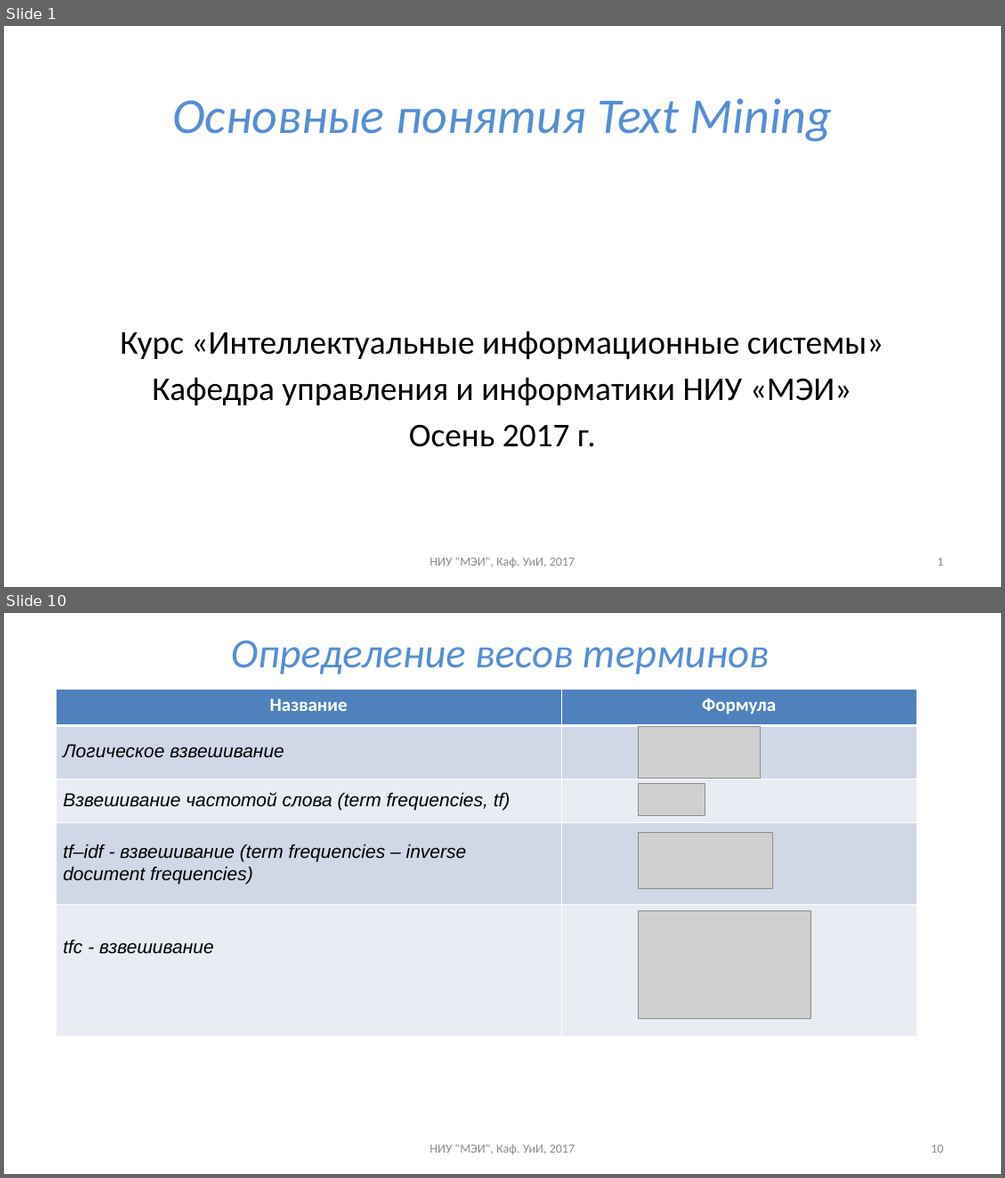
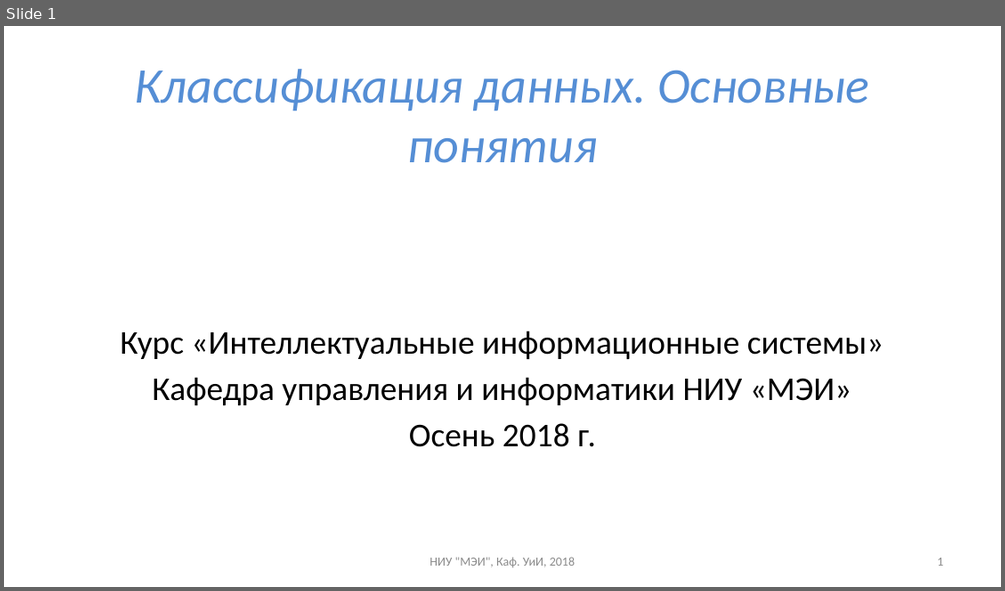
Before and after one commit to uii-mpei/uii-mpei.github.io, a slide deck: study/courses/iis/IIS_lec_2.pptx. Shown one above the other, each under a label of ours: slides 1 and 10 before the commit, slide 1 after it; the slides between them are not shown. The pictures are 1005x1178 and 1005x591 pixels, drawn with LibreOffice and Linux fonts; fonts in the diff are those of the drawing; grey boxes stand for pictures. Boxes give left, top, right and bottom in pixels: in the first picture for what was removed or moved away, otherwise in the second. Text is boxed around its words. In the diff, an @@ line names an element or a change of style, - is before the commit and + after.

```diff
--- a/study/courses/iis/IIS_lec_2.pptx
+++ b/study/courses/iis/IIS_lec_2.pptx
@@ slide 10 removed at (x1=4, y1=613, x2=1001, y2=1174), background #FFFFFF @@
@@ title removed at (x1=231, y1=640, x2=769, y2=674) @@
-Определение весов терминов
@@ table removed at (x1=56, y1=690, x2=917, y2=1037), 5 rows, 2 columns @@
-Название | Формула
- | 
- | 
- | 
- | 
@@ text removed at (x1=63, y1=744, x2=284, y2=758) @@
-Логическое взвешивание
@@ picture removed at (x1=639, y1=726, x2=760, y2=779) @@
@@ text removed at (x1=63, y1=792, x2=510, y2=810) @@
-Взвешивание частотой слова (term frequencies, tf)
@@ picture removed at (x1=639, y1=784, x2=705, y2=816) @@
@@ text removed at (x1=63, y1=844, x2=467, y2=884) @@
-tf–idf - взвешивание (term frequencies – inverse
-document frequencies)
@@ picture removed at (x1=639, y1=832, x2=773, y2=888) @@
@@ picture removed at (x1=639, y1=910, x2=811, y2=1018) @@
@@ text removed at (x1=63, y1=939, x2=214, y2=954) @@
-tfc - взвешивание
@@ text removed at (x1=429, y1=1143, x2=574, y2=1154) @@
-НИУ "МЭИ", Каф. УиИ, 2017
@@ page number removed at (x1=930, y1=1144, x2=943, y2=1152) @@
-10
@@ slide 1 changed as well @@
@@ title at (x1=134, y1=69, x2=869, y2=163): text changed @@
-Основные понятия Text Mining
+Классификация данных. Основные понятия
@@ text at (x1=409, y1=423, x2=596, y2=447): text changed @@
-Осень 2017 г.
+Осень 2018 г.
@@ text at (x1=429, y1=556, x2=574, y2=567): text changed @@
-НИУ "МЭИ", Каф. УиИ, 2017
+НИУ "МЭИ", Каф. УиИ, 2018
```
Also in this commit, not shown: 7 other slides changed, 7 slides added, 14 other slides removed, 2 other files.
